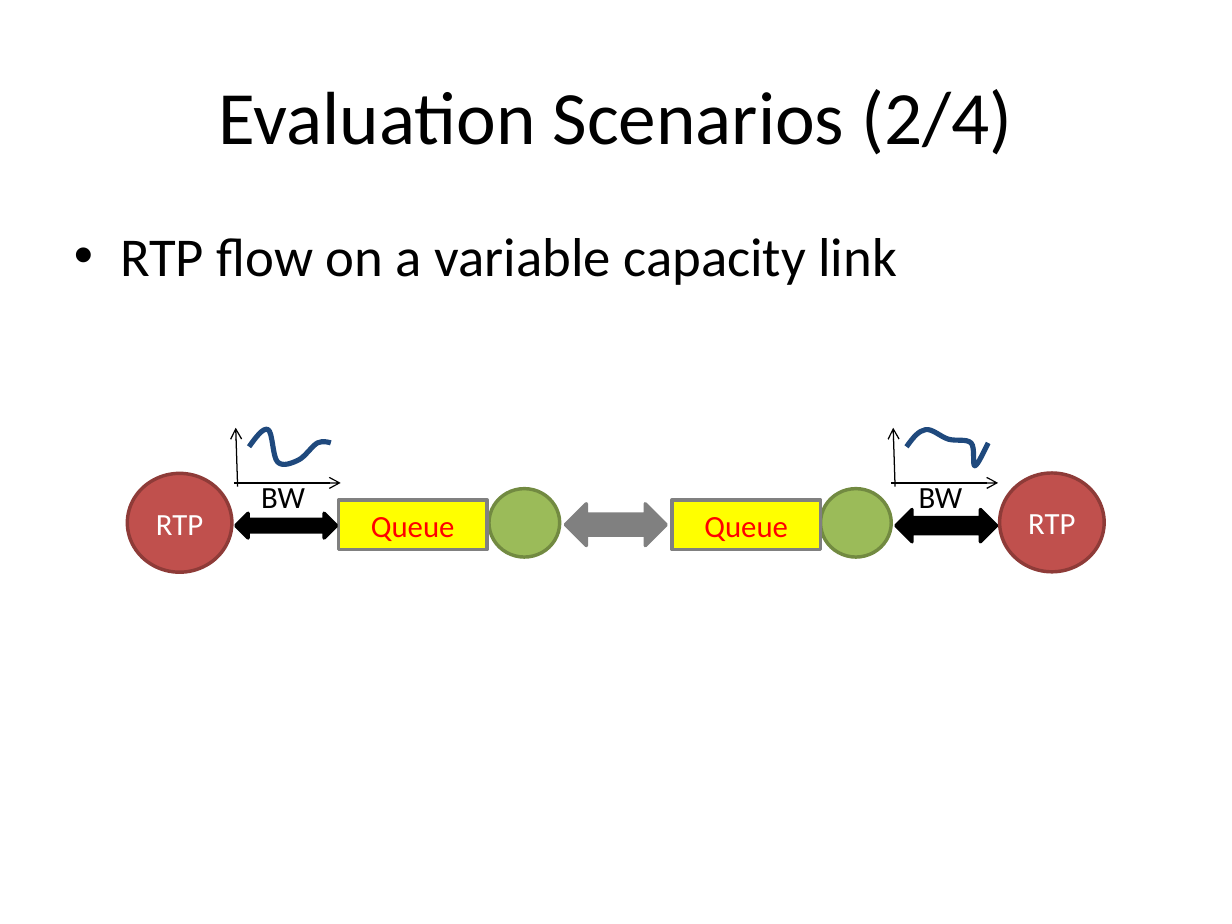
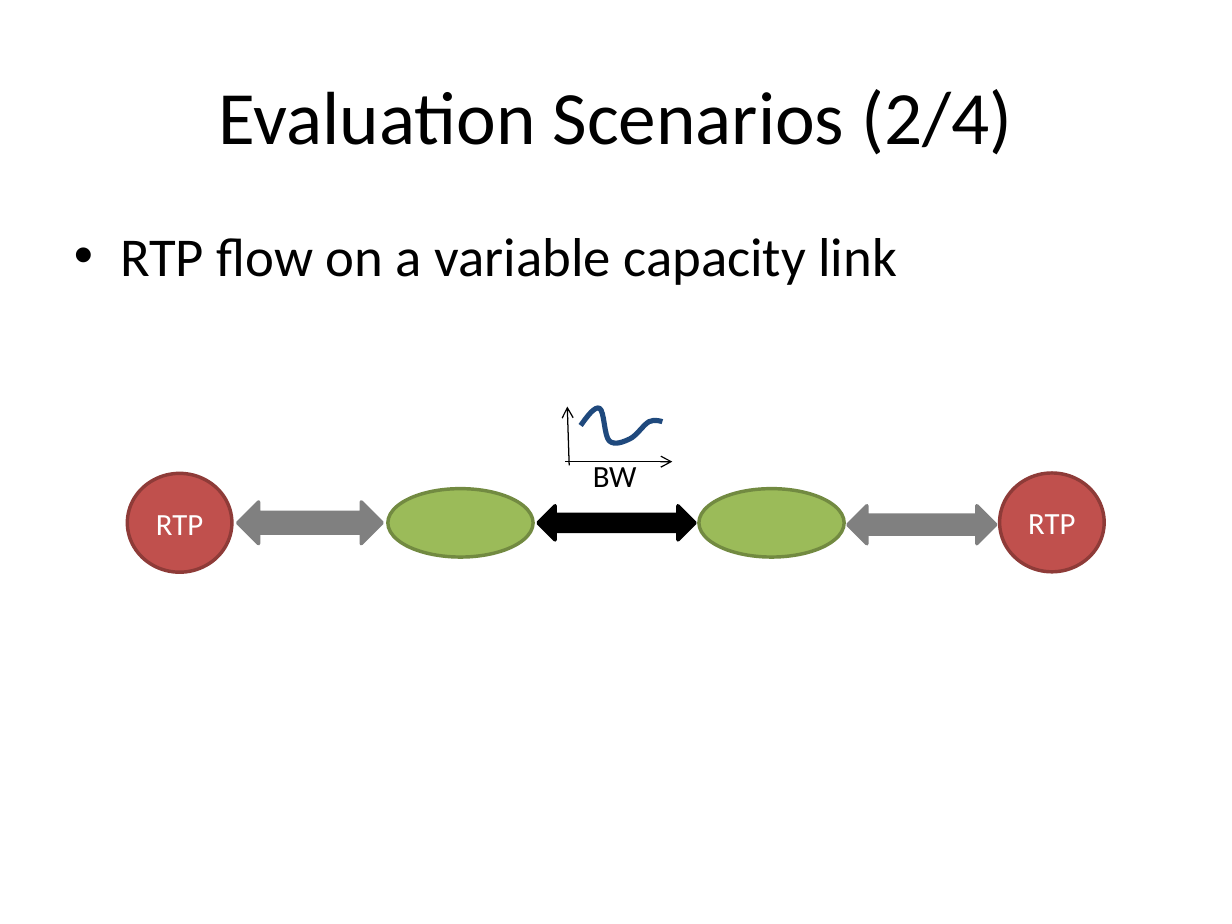
Before and after one commit to protocols-comnet/rmcat-eval-criteria, a slide deck: slide 6 of ppt-ietf85-rmcat-cc-eval-00.pptx. Drawn at 1232x924 pixels with LibreOffice and Linux fonts; fonts in the diff are those of the drawing. Boxes give left, top, right and bottom in pixels: in the first picture for what was removed or moved away, otherwise in the second. Text is boxed around its words. In the diff, an @@ line names an element or a change of style, - is before the commit and + after.

```diff
--- a/ppt-ietf85-rmcat-cc-eval-00.pptx
+++ b/ppt-ietf85-rmcat-cc-eval-00.pptx
@@ 2 arrows, 1 text, 1 freeform shape moved together from (x1=234, y1=428, x2=341, y2=508) to (x1=565, y1=407, x2=673, y2=487) @@
@@ left right arrow resized from (x1=565, y1=504, x2=667, y2=546) to (x1=238, y1=501, x2=382, y2=543) @@
@@ rectangle removed at (x1=339, y1=500, x2=488, y2=549) @@
-Queue
@@ ellipse resized from (x1=489, y1=489, x2=559, y2=558) to (x1=388, y1=489, x2=533, y2=558) @@
@@ left right arrow added at (x1=538, y1=505, x2=695, y2=540), fill #000000, outline #000000 2 pt @@
@@ rectangle removed at (x1=671, y1=500, x2=821, y2=549) @@
-Queue
@@ ellipse resized from (x1=821, y1=489, x2=891, y2=558) to (x1=699, y1=489, x2=844, y2=558) @@
@@ left right arrow resized from (x1=896, y1=510, x2=997, y2=542) to (x1=848, y1=505, x2=995, y2=543) @@
@@ left right arrow at (x1=848, y1=505, x2=995, y2=543): fill #000000 to #808080; outline #000000 2 pt to #808080 2 pt @@
@@ group removed at (x1=891, y1=428, x2=998, y2=508): 2 arrows, 1 freeform shape, 1 text @@
-BW
@@ left right arrow removed at (x1=235, y1=514, x2=336, y2=538) @@
```
Also in this commit, not shown: 5 other slides changed, 1 slide removed, 1 other file.
